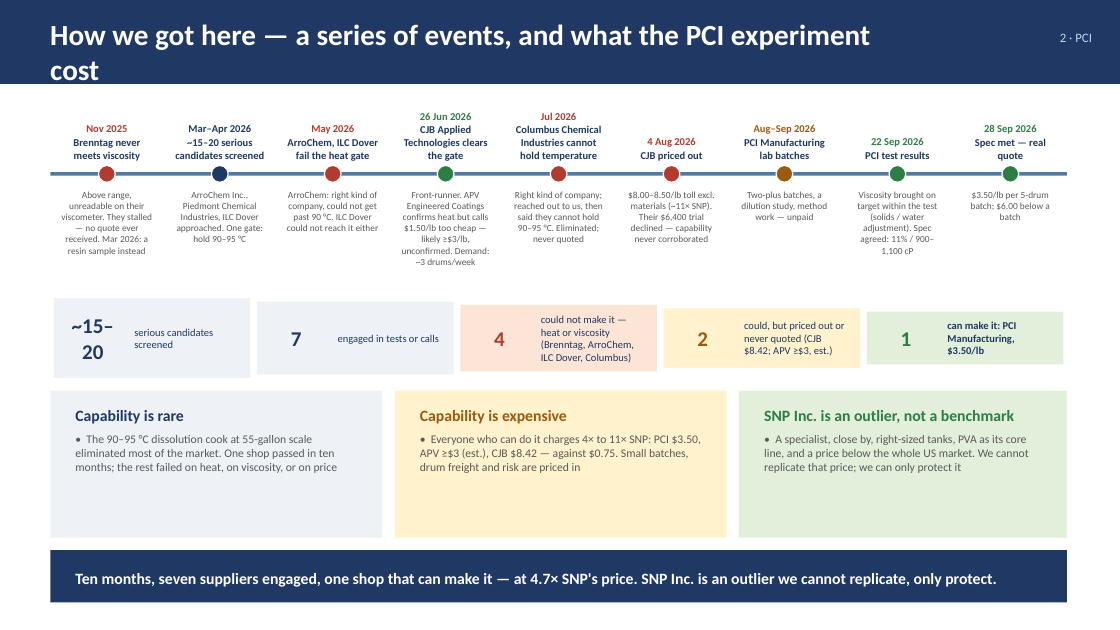
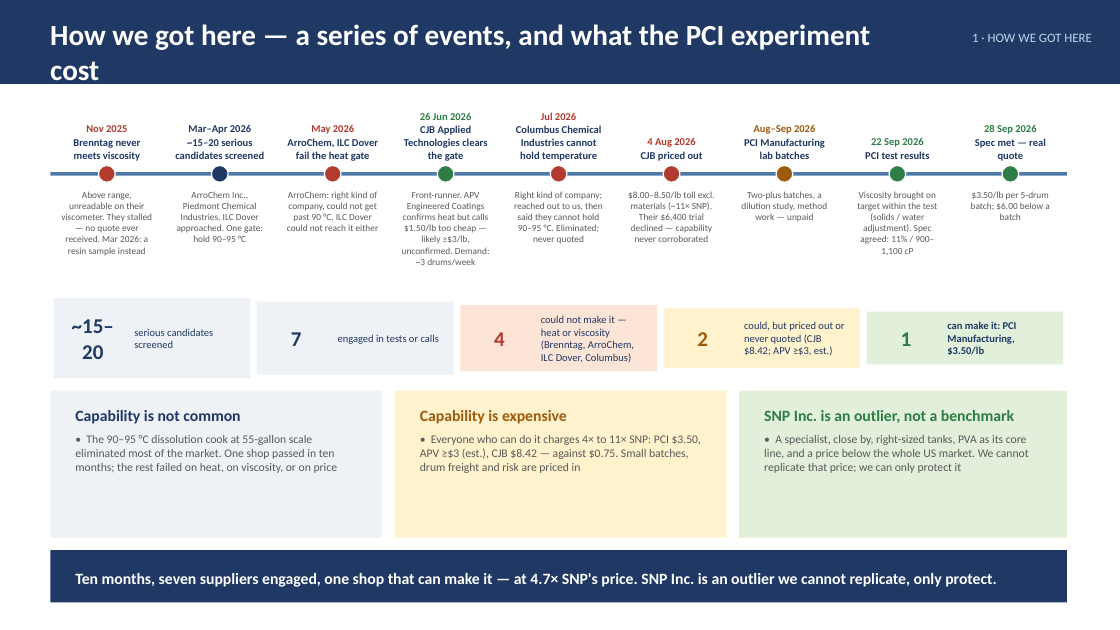
Before and after one commit to naviero1/Claude-Works, a slide deck: slide 2 of PVA second supplier initiative/PVA_Second_Supplier_Leadership_Deck.pptx (slide 5 before the commit). Drawn at 1120x630 pixels with LibreOffice and Linux fonts; fonts in the diff are those of the drawing. Boxes give left, top, right and bottom in pixels: in the first picture for what was removed or moved away, otherwise in the second. Text is boxed around its words. In the diff, an @@ line names an element or a change of style, - is before the commit and + after.

```diff
--- a/PVA second supplier initiative/PVA_Second_Supplier_Leadership_Deck.pptx
+++ b/PVA second supplier initiative/PVA_Second_Supplier_Leadership_Deck.pptx
@@ text at bbox=[972, 33, 1092, 42]: text changed @@
-2 · PCI
+1 · HOW WE GOT HERE
@@ text at bbox=[75, 410, 240, 424]: text changed @@
-Capability is rare
+Capability is not common
```
Also in this commit, not shown: 5 other slides changed, 3 other files.
